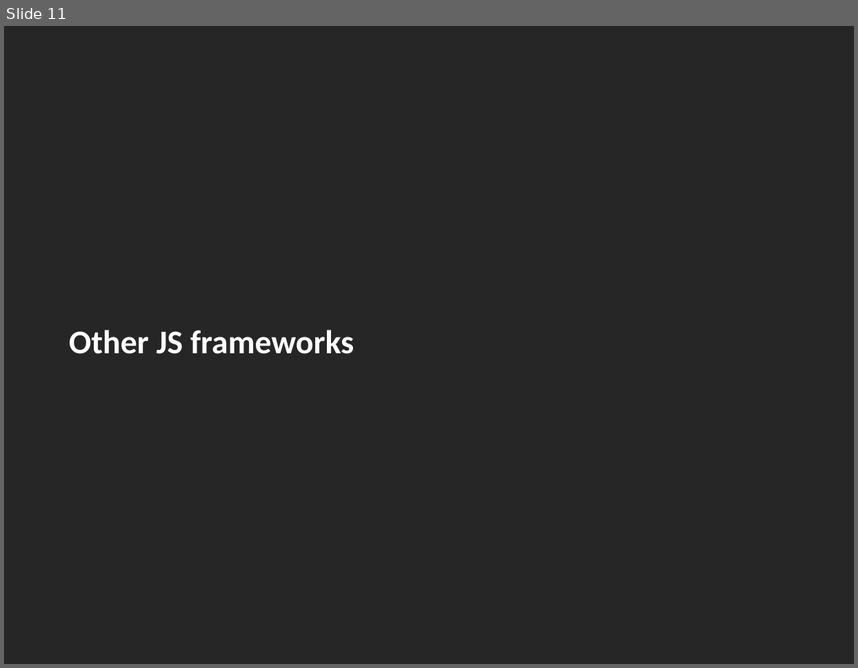
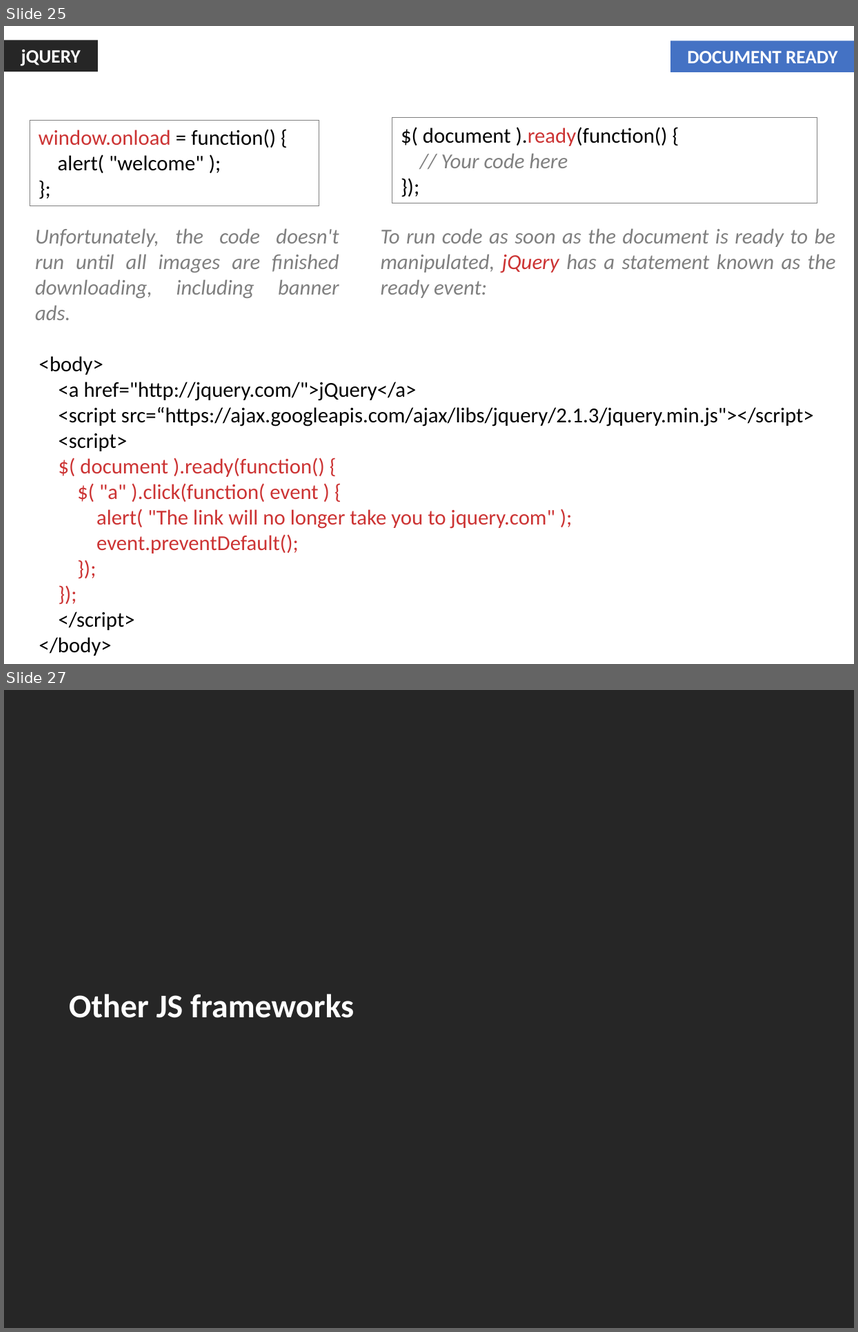
Before and after one commit to jharohit/web-fundamentals-course, a slide deck: Session III - Javascript/Session III - Javascript.pptx. Shown one above the other, each under a label of ours: slide 11 before the commit, slides 25 and 27 after it; the slides between them are not shown. The pictures are 858x668 and 858x1332 pixels, drawn with LibreOffice and Linux fonts; fonts in the diff are those of the drawing. Boxes give left, top, right and bottom in pixels: in the first picture for what was removed or moved away, otherwise in the second. Text is boxed around its words. In the diff, an @@ line names an element or a change of style, - is before the commit and + after.

Commit message:
Added basic JS slides. jQuery in progress.

```diff
--- a/Session III - Javascript/Session III - Javascript.pptx
+++ b/Session III - Javascript/Session III - Javascript.pptx
@@ slide 25 added at box(4, 26, 854, 664), background #FFFFFF @@
@@ rectangle added at box(4, 40, 98, 72), fill #262626, 16 pt, text #FFFFFF, bold @@
+jQUERY
@@ rectangle added at box(671, 40, 854, 72), fill #4472C4, 16 pt, text #FFFFFF, bold @@
+DOCUMENT READY
@@ rectangle added at box(30, 120, 319, 205), outline #808080 0.75 pt, 18 pt, text #000000 @@
+window.onload = function() {
+alert( "welcome" );
+};
@@ rectangle added at box(392, 118, 818, 203), outline #7F7F7F 0.75 pt, 18 pt, text #000000 @@
+$( document ).ready(function() {
+// Your code here
+});
@@ text added at box(35, 228, 339, 320), 18 pt, text #7F7F7F, italic @@
+Unfortunately, the code doesn't run until all images are finished downloading, including banner ads.
@@ text added at box(381, 228, 836, 298), 18 pt, text #7F7F7F, italic @@
+To run code as soon as the document is ready to be manipulated, jQuery has a statement known as the ready event:
@@ text added at box(39, 356, 814, 655), 18 pt, text #000000 @@
+<body>
+<a href="http://jquery.com/">jQuery</a>
+<script src=“https://ajax.googleapis.com/ajax/libs/jquery/2.1.3/jquery.min.js"></script>
+<script>
+$( document ).ready(function() {
+$( "a" ).click(function( event ) {
+alert( "The link will no longer take you to jquery.com" );
+event.preventDefault();
+});
+});
+</script>
+</body>
@@ what was slide 11 is now slide 27 @@
```
Also in this commit, not shown: 15 other slides added, 1 other file.
